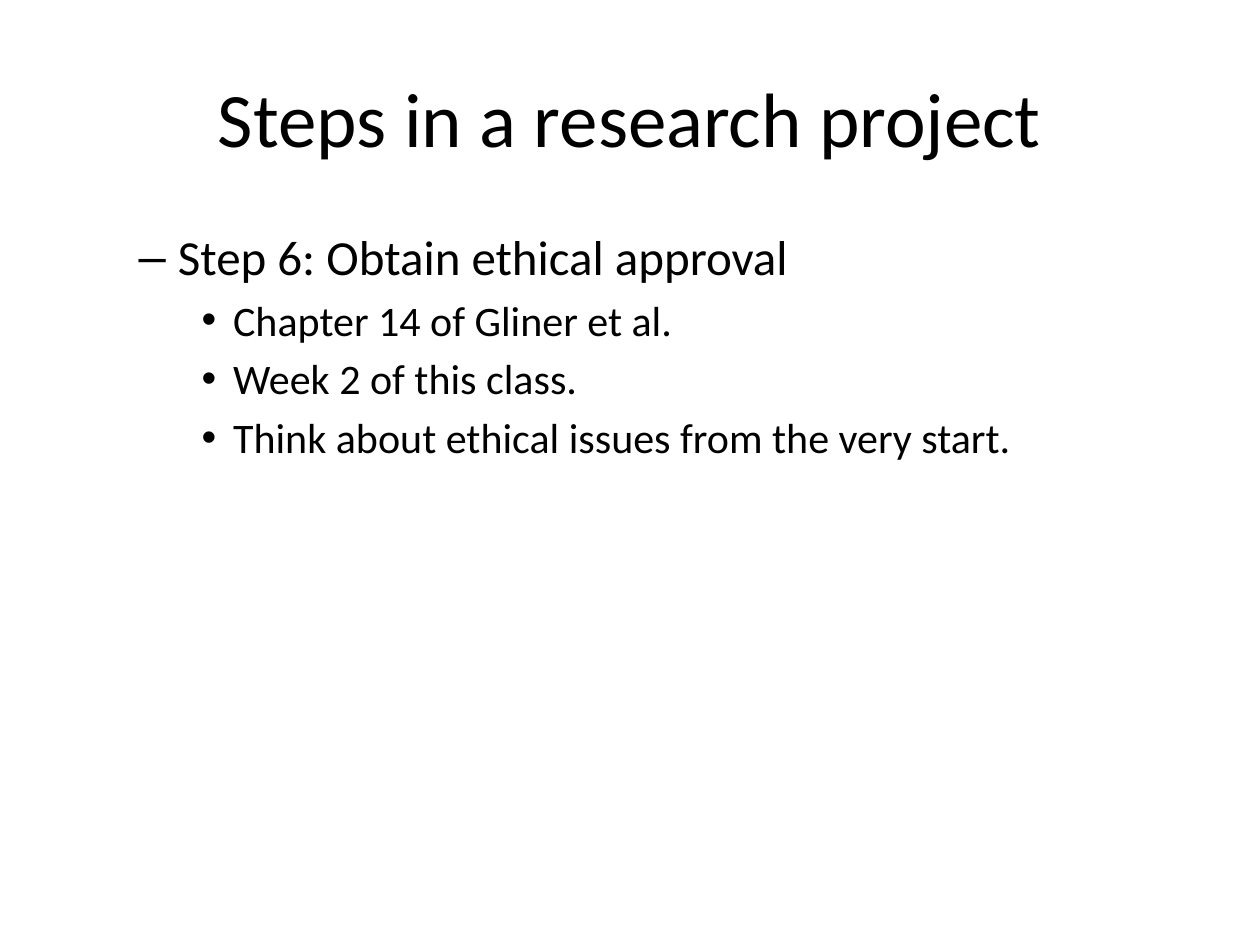
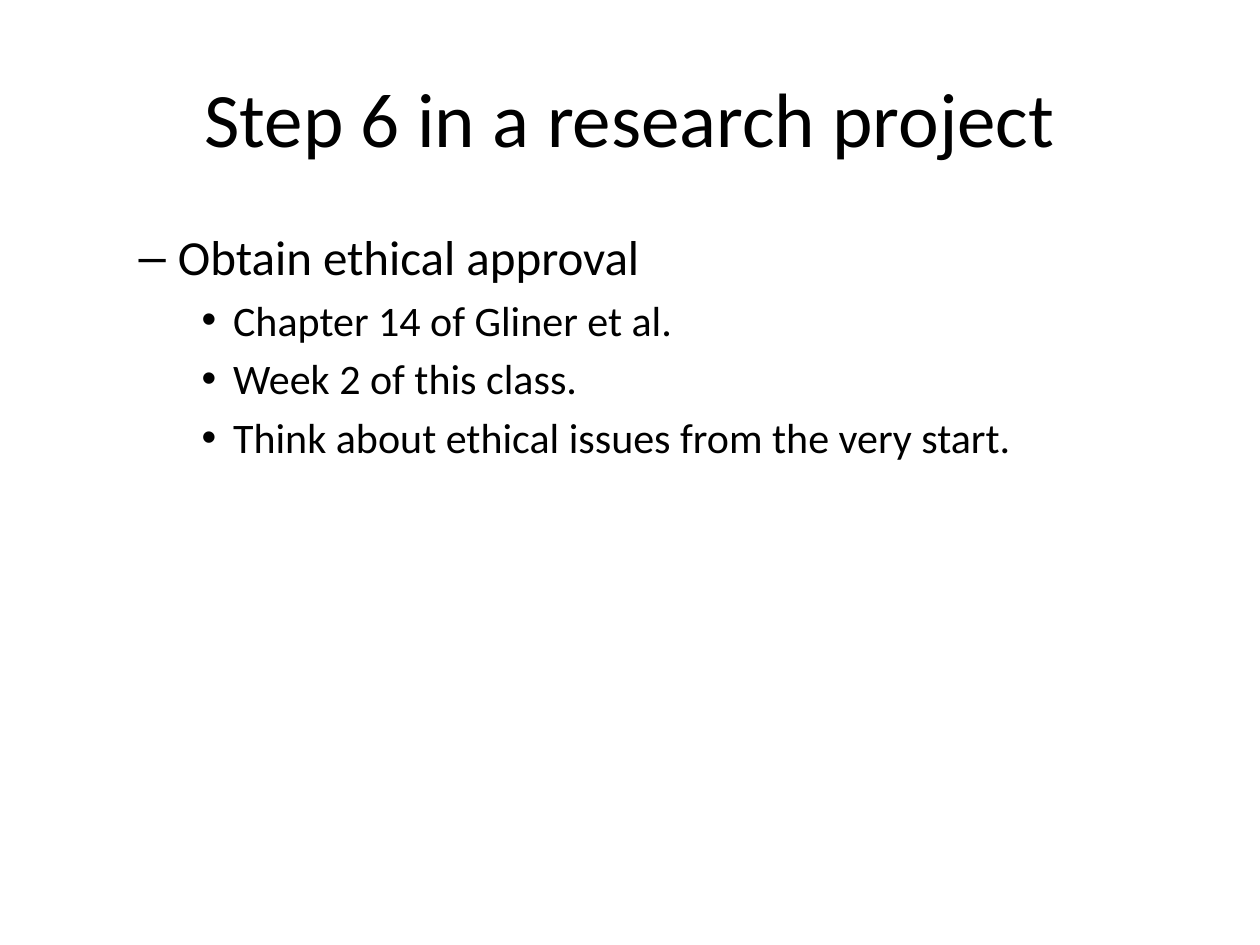
Before and after one commit to pmean/classes, a slide deck: slide 9 of clinical-research-methodology/results/video02-planning.pptx. Drawn at 1260x945 pixels with LibreOffice and Linux fonts; fonts in the diff are those of the drawing. Boxes give left, top, right and bottom in pixels: in the first picture for what was removed or moved away, otherwise in the second. Text is boxed around its words. In the diff, an @@ line names an element or a change of style, - is before the commit and + after.

```diff
--- a/clinical-research-methodology/results/video02-planning.pptx
+++ b/clinical-research-methodology/results/video02-planning.pptx
@@ title at bbox=[205, 93, 1053, 161]: text changed @@
-Steps in a research project
+Step 6 in a research project
@@ text at bbox=[178, 241, 639, 283]: text changed @@
-  – Step 6: Obtain ethical approval
+  – Obtain ethical approval
```
Also in this commit, not shown: 12 other slides changed, 17 other files.
